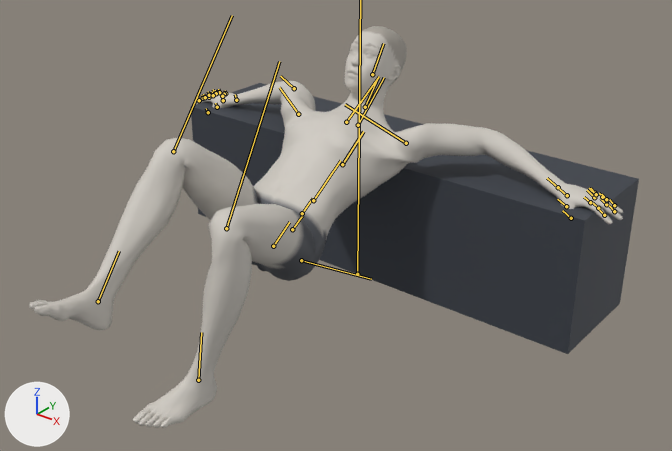
Renders of the glTF model exports/single-leg-hip-thrust.glb from each side of a commit.
The view is the same before and after, from a 50 mm lens placed at (1.74, -2.3, 1.59), pointed at (0.16, -0.32, 0.36). The axes (+X, +Y, +Z) are drawn at lower left. The lights are the same throughout. The older version comes first. Both versions are drawn at frame 108 of the action 'single-leg-hip-thrust_left'; the numbers are the values there. The bones that change, and the others that lie on the model, are drawn over the model as lines.

Objects in the first picture: 'Mesh_0', 'bench'.
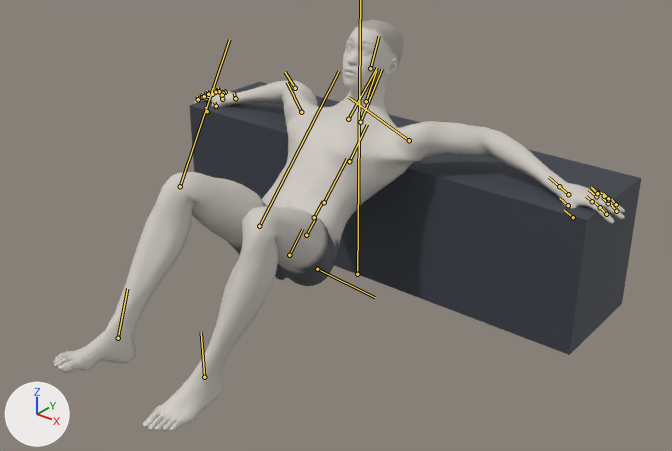
ob_props is not drawn itself; it is the parent of ob_bench.

Diff of the bpy script that builds the scene:
```diff
--- a/exports/single-leg-hip-thrust.glb.py
+++ b/exports/single-leg-hip-thrust.glb.py
@@ bone_pelvis @@
 bone_pelvis = bpy.data.objects['Body'].pose.bones['pelvis']  # child of 'Root'
-bone_pelvis.location = (0.425, -0.695, 0.0)
-bone_pelvis.rotation_quaternion = (0.886, 0.0, 0.0, 0.465)  # degrees (0, 0, 55)
+bone_pelvis.location = (0.353, -0.756, 0.0)
+bone_pelvis.rotation_quaternion = (0.925, 0.0, 0.0, 0.381)  # degrees (0, 0, 45)
@@ bone_upperarm_l @@
 bone_upperarm_l = bpy.data.objects['Body'].pose.bones['upperarm_l']  # child of 'clavicle_l'
-bone_upperarm_l.rotation_quaternion = (0.626, 0.372, 0.078, -0.681)  # degrees (27, 37, -86)
+bone_upperarm_l.rotation_quaternion = (0.706, 0.365, 0.118, -0.595)  # degrees (28, 37, -71)
@@ bone_upperarm_r @@
 bone_upperarm_r = bpy.data.objects['Body'].pose.bones['upperarm_r']  # child of 'clavicle_r'
-bone_upperarm_r.rotation_quaternion = (0.626, -0.372, -0.078, -0.681)  # degrees (-27, -37, -86)
+bone_upperarm_r.rotation_quaternion = (0.706, -0.365, -0.118, -0.595)  # degrees (-28, -37, -71)
@@ bone_neck_01 @@
 bone_neck_01 = bpy.data.objects['Body'].pose.bones['neck_01']  # child of 'spine_04'
-bone_neck_01.rotation_quaternion = (0.994, 0.0, 0.0, -0.112)  # degrees (0, 0, -13)
+bone_neck_01.rotation_quaternion = (0.995, 0.0, 0.0, -0.097)  # degrees (0, 0, -11)
@@ bone_thigh_l @@
 bone_thigh_l = bpy.data.objects['Body'].pose.bones['thigh_l']  # child of 'pelvis'
-bone_thigh_l.rotation_quaternion = (0.837, 0.002, 0.021, 0.547)  # degrees (1, 2, 66)
+bone_thigh_l.rotation_quaternion = (0.745, -0.015, 0.065, 0.664)  # degrees (4, 7, 84)
@@ bone_calf_l @@
 bone_calf_l = bpy.data.objects['Body'].pose.bones['calf_l']  # child of 'thigh_l'
-bone_calf_l.rotation_quaternion = (0.575, -0.024, 0.103, -0.811)  # degrees (-11, 5, -110)
+bone_calf_l.rotation_quaternion = (0.607, -0.011, 0.083, -0.79)  # degrees (-8, 5, -105)
@@ bone_foot_l @@
 bone_foot_l = bpy.data.objects['Body'].pose.bones['foot_l']  # child of 'calf_l'
-bone_foot_l.rotation_quaternion = (0.991, 0.119, -0.06, -0.028)  # degrees (14, -6, -4)
+bone_foot_l.rotation_quaternion = (0.968, 0.143, -0.044, -0.201)  # degrees (17, -2, -24)
@@ bone_calf_r @@
 bone_calf_r = bpy.data.objects['Body'].pose.bones['calf_r']  # child of 'thigh_r'
-bone_calf_r.rotation_quaternion = (0.677, 0.028, -0.094, -0.73)  # degrees (10, -5, -95)
+bone_calf_r.rotation_quaternion = (0.689, 0.013, -0.076, -0.72)  # degrees (7, -5, -93)
@@ bone_foot_r @@
 bone_foot_r = bpy.data.objects['Body'].pose.bones['foot_r']  # child of 'calf_r'
-bone_foot_r.rotation_quaternion = (0.993, -0.081, 0.011, -0.079)  # degrees (-9, 1, -9)
+bone_foot_r.rotation_quaternion = (0.988, -0.057, 0.008, -0.144)  # degrees (-7, 0, -17)
```

Location of each change, [x1, y1, x2, y2] in pixels of the pictures (672 x 451 px):
'Mesh_0', posed
    before: [29, 26, 623, 428]
    after: [53, 20, 625, 431]
'bench', posed
    before: [191, 83, 639, 354]
    after: [189, 82, 641, 355]
bone 'pelvis', root to tip
    before: (273, 246) to (289, 222)
    after: (289, 255) to (302, 229)
bone 'upperarm_l', root to tip
    before: (406, 143) to (345, 104)
    after: (409, 140) to (348, 97)
bone 'upperarm_r', root to tip
    before: (298, 114) to (279, 87)
    after: (301, 112) to (287, 82)
bone 'neck_01', root to tip
    before: (365, 107) to (378, 78)
    after: (366, 101) to (376, 70)
bone 'thigh_l', root to tip
    before: (301, 260) to (371, 279)
    after: (317, 269) to (375, 297)
bone 'calf_l', root to tip
    before: (226, 228) to (279, 61)
    after: (259, 226) to (339, 71)
bone 'foot_l', root to tip
    before: (198, 380) to (201, 332)
    after: (204, 377) to (201, 332)
bone 'calf_r', root to tip
    before: (173, 151) to (232, 15)
    after: (180, 186) to (229, 39)
bone 'foot_r', root to tip
    before: (98, 301) to (119, 251)
    after: (118, 338) to (127, 288)
